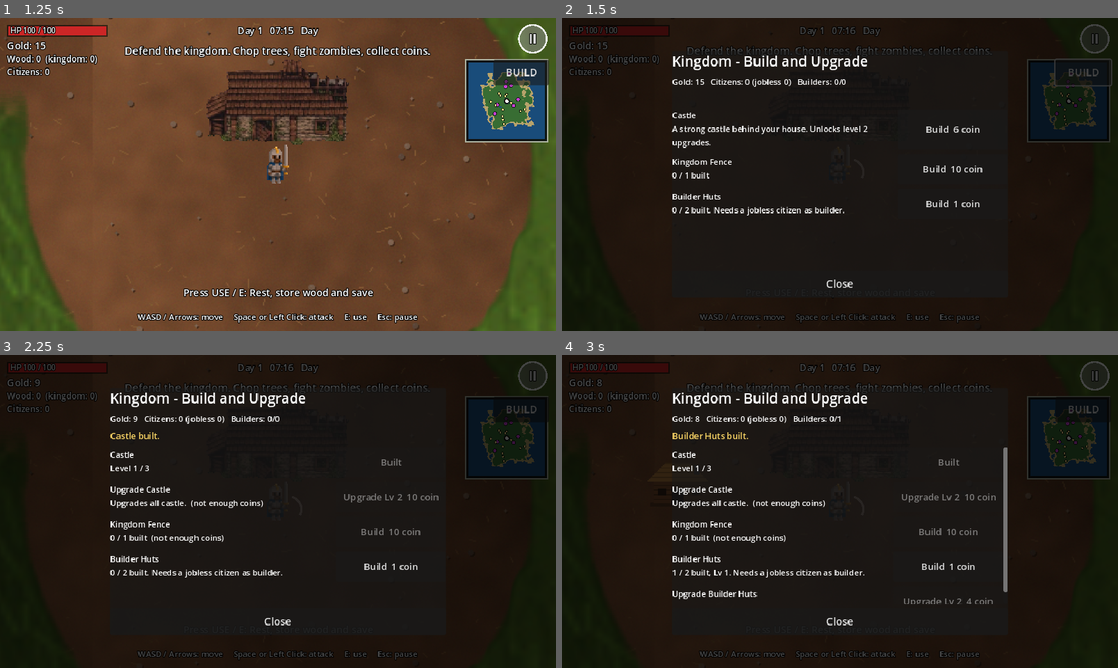
Above: before the commit, frames 1-4 (two rows, left to right).
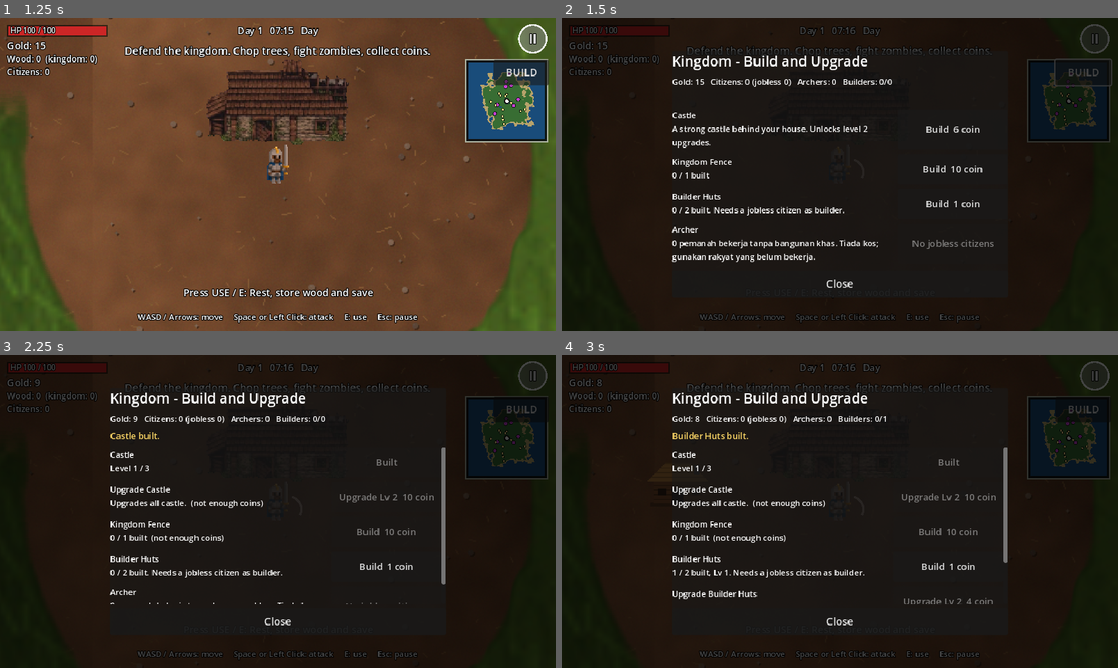
Above: after the commit, the same moments.

Repository: afie-boop/The-Fallen-Kingdom
Game: Godot game, scene res://scenes/main_menu.tscn
Same seed, same stepped clock (60 frames per second), same inputs: the game is played once before the commit and once after it.
Inputs:
- Up to frame 1 (1.25 s): click "New Game" at 0.5 s
- Up to frame 2 (1.5 s): click "BUILD" at 1.25 s
- Up to frame 3 (2.25 s): click "Build 6 coin" at 2 s
- Up to frame 4 (3 s): click "Build 1 coin" at 2.75 s

Frame 1 is identical in both runs. In frame 2, 1.0% of the frame differs, in the area x 19-78%, y 19-78%; in frame 3, 1.1%, in the area x 19-81%, y 19-80%; in frame 4, 0.2%.

Commit message:
Add archer employment option to Build menu

Diff:
--- a/extracted/The-Fallen-Kingdom/scripts/kingdom_manager.gd
+++ b/extracted/The-Fallen-Kingdom/scripts/kingdom_manager.gd
@@ -115,15 +115,33 @@
         citizens += 1
         if (c as Citizen).job == "":
             jobless += 1
-    return "Gold: %d   Citizens: %d (jobless %d)   Builders: %d/%d" % [
+    return "Gold: %d   Citizens: %d (jobless %d)   Archers: %d   Builders: %d/%d" % [
         GameState.get_gold(), citizens, jobless,
-        _workers("builder_hut"), count("builder_hut")]
+        _job_count("archer"), _workers("builder_hut"), count("builder_hut")]
 
 
 func _workers(kind: String) -> int:
     var n: int = 0
     for s in _structures:
         if s.kind == kind and _worker_for(s) != null:
+            n += 1
+    return n
+
+
+func _job_count(job_name: String) -> int:
+    var n: int = 0
+    for c in get_tree().get_nodes_in_group("citizens"):
+        var cz := c as Citizen
+        if cz != null and cz.job == job_name:
+            n += 1
+    return n
+
+
+func _jobless_count() -> int:
+    var n: int = 0
+    for c in get_tree().get_nodes_in_group("citizens"):
+        var cz := c as Citizen
+        if cz != null and cz.job == "":
             n += 1
     return n
 
@@ -180,11 +198,28 @@
                 else:
                     up_enabled = true
             rows.append({"title": "Upgrade %s" % NAMES[kind], "info": up_info, "button": up_btn, "enabled": up_enabled, "kind": kind, "action": "upgrade"})
+    var available_citizens: int = _jobless_count()
+    rows.append({
+        "title": "Archer",
+        "info": "%d pemanah bekerja tanpa bangunan khas. Tiada kos; gunakan rakyat yang belum bekerja." % _job_count("archer"),
+        "button": "Assign 1 citizen" if available_citizens > 0 else "No jobless citizens",
+        "enabled": available_citizens > 0,
+        "kind": "archer",
+        "action": "hire"
+    })
     return rows
 
 
 ## Performs a menu action for a player. Returns a short result message.
 func do_action(kind: String, action: String, player_id: int) -> String:
+    if kind == "archer" and action == "hire":
+        for c in get_tree().get_nodes_in_group("citizens"):
+            var cz := c as Citizen
+            if cz != null and cz.job == "":
+                cz.set_job("archer", null)
+                changed.emit()
+                return "Citizen assigned as an archer."
+        return "No jobless citizens available."
     if not SLOTS.has(kind):
         return ""
     if kind == "wall":
